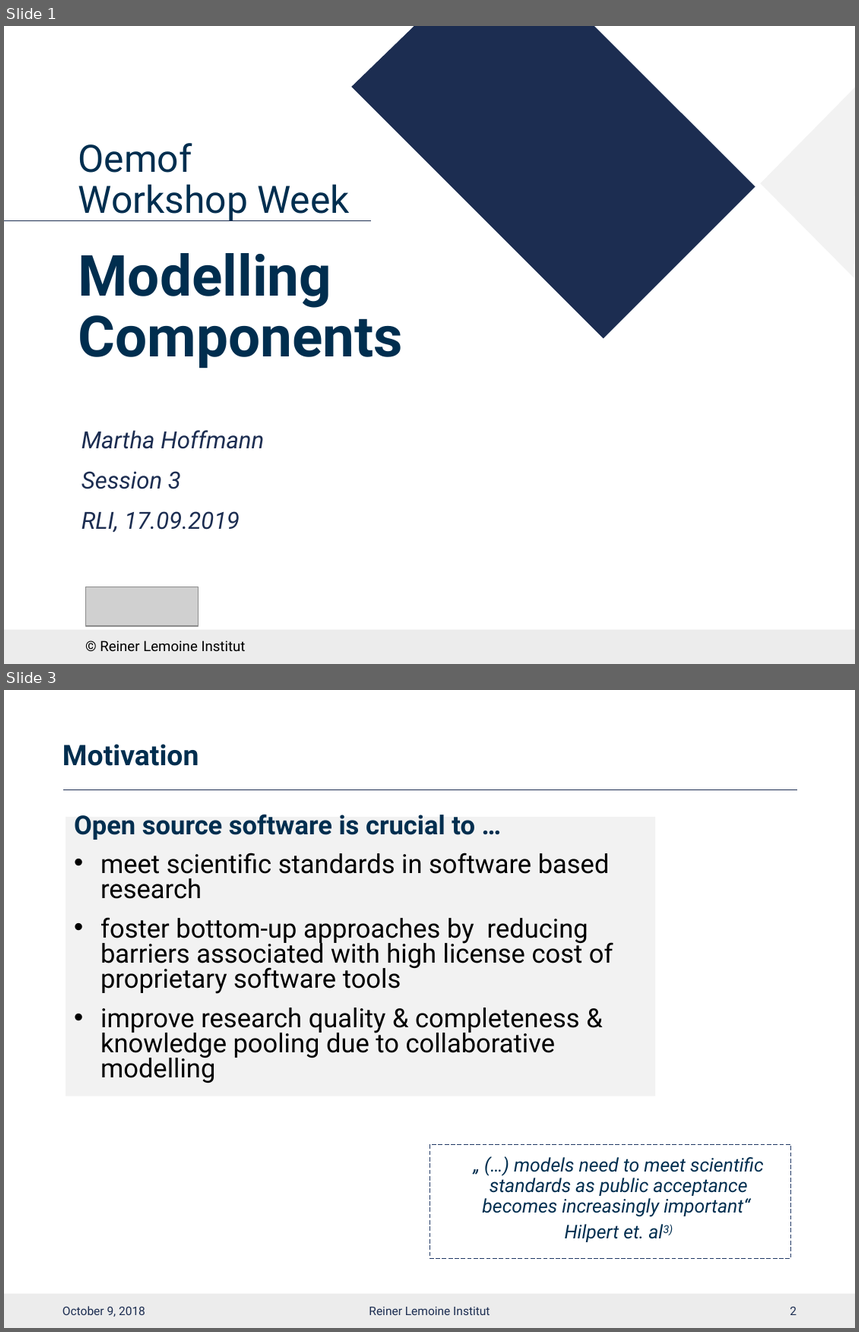
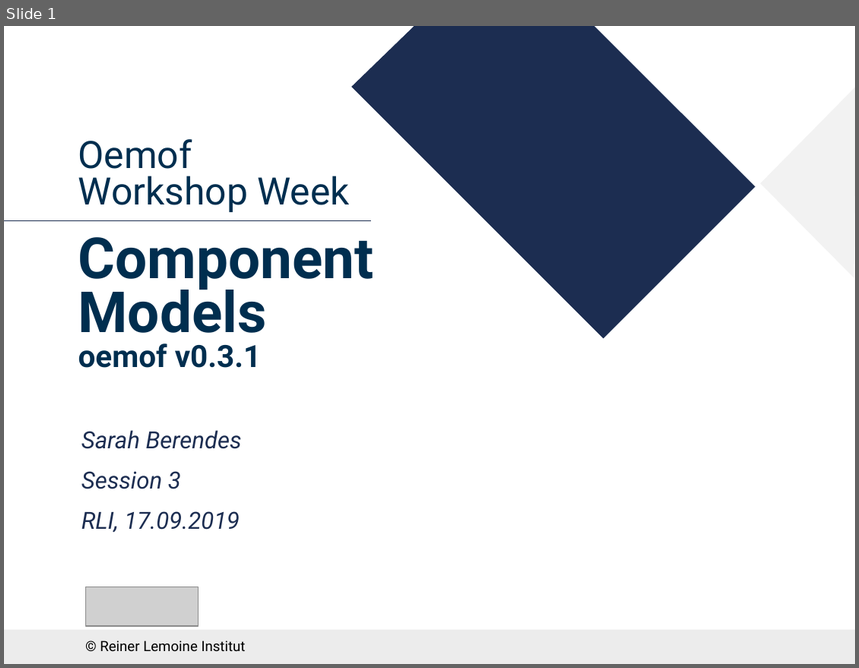
Before and after one commit to smartie2076/oemof_workshop, a slide deck: Oemof_Workshop_05_Components.pptx. Shown one above the other, each under a label of ours: slides 1 and 3 before the commit, slide 1 after it; the slides between them are not shown. The pictures are 859x1332 and 859x668 pixels, drawn with LibreOffice and Linux fonts; fonts in the diff are those of the drawing; grey boxes stand for pictures; background and template pictures are left out. Boxes give left, top, right and bottom in pixels: in the first picture for what was removed or moved away, otherwise in the second. Text is boxed around its words. In the diff, an @@ line names an element or a change of style, - is before the commit and + after.

Commit message:
model_components workshop material is uploaded

```diff
--- a/Oemof_Workshop_05_Components.pptx
+++ b/Oemof_Workshop_05_Components.pptx
@@ slide 3 removed at [4,690,855,1328], background #FFFFFF; not listed: 1 template element that a slide beside it also shows @@
@@ title removed at [63,744,199,766] @@
-Motivation
@@ line removed from (63, 790) to (797, 790) @@
@@ text removed at [66,817,655,1096] @@
-Open source software is crucial to …
-• meet scientific standards in software based research
-• foster bottom-up approaches by reducing barriers associated with high license cost of proprietary software tools
-• improve research quality & completeness & knowledge pooling due to collaborative modelling
@@ rectangle removed at [430,1145,791,1258] @@
-  „ (…) models need to meet scientific standards as public acceptance becomes increasingly important“
-  Hilpert et. al3)
@@ text removed at [63,1306,145,1317] @@
-October 9, 2018
@@ text removed at [369,1307,490,1315] @@
-Reiner Lemoine Institut
@@ page number removed at [790,1307,797,1315] @@
-2
@@ slide 1 changed as well @@
@@ text at [78,139,374,368]: text changed; size 48 to 32 pt @@
-Oemof
-Workshop Week
-Modelling Components
+Oemof
+Workshop Week
+Component Models
+oemof v0.3.1
@@ subtitle at [82,430,242,449]: text changed @@
-Martha Hoffmann
+Sarah Berendes
```
Also in this commit, not shown: 2 other slides changed, 19 slides added, 2 other slides removed, 5 other files.
